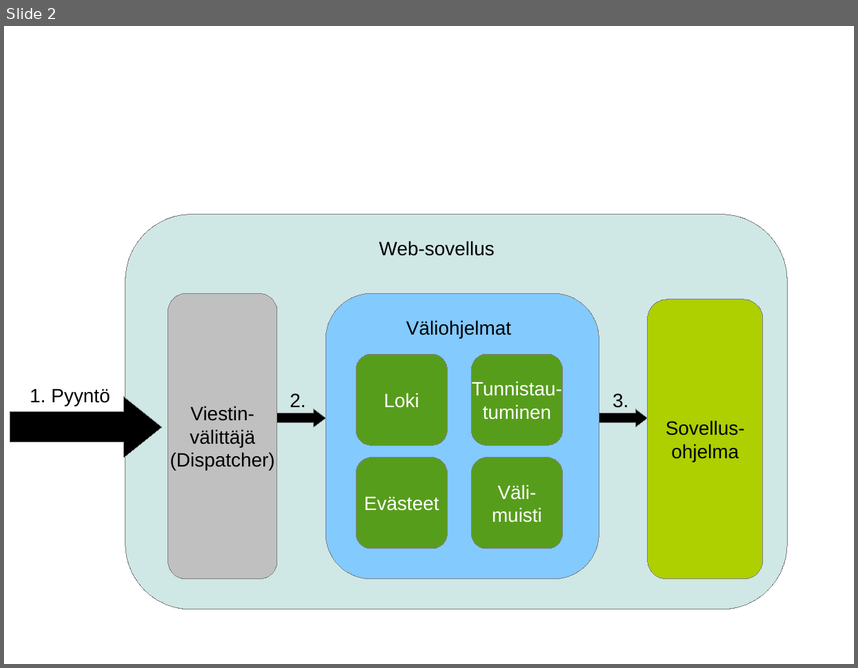
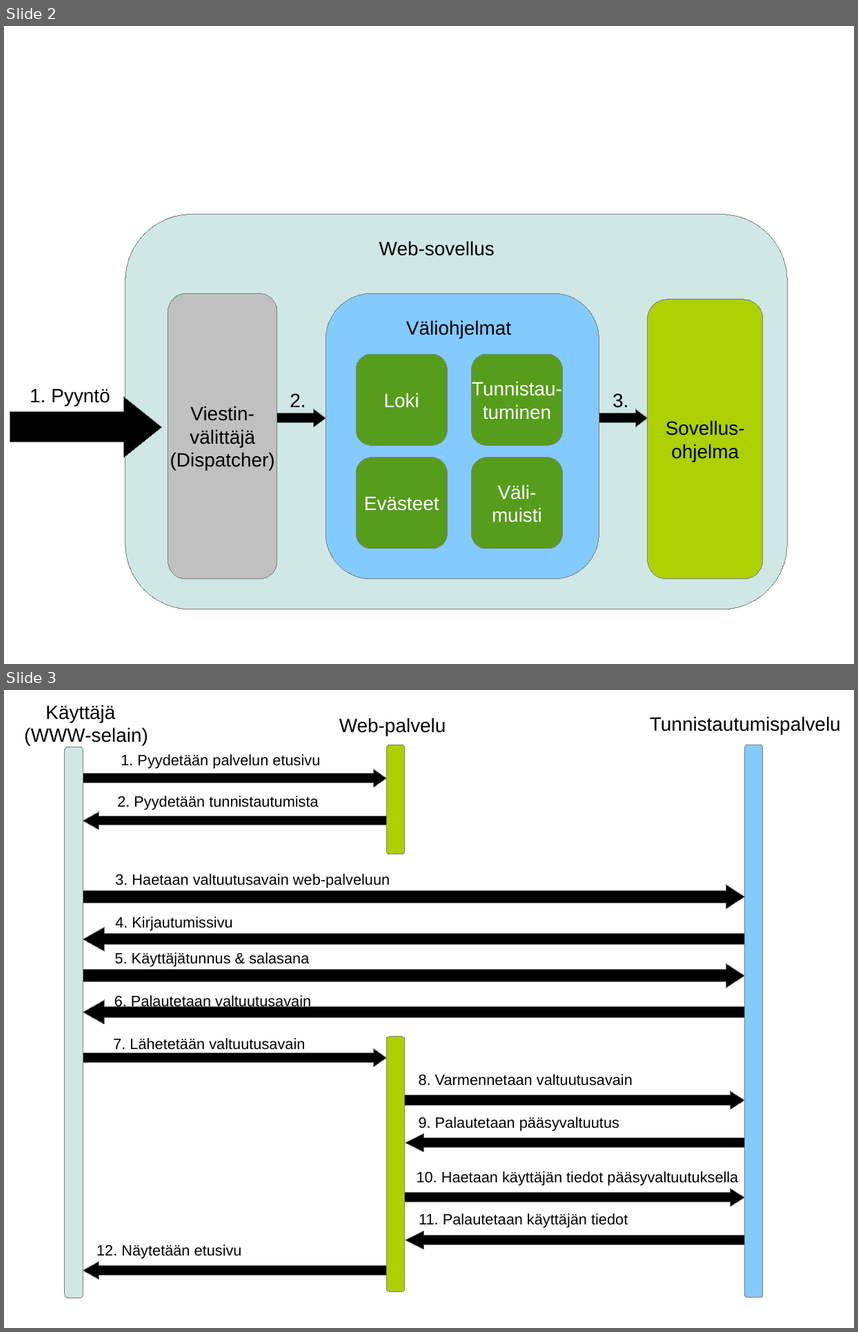
Before and after one commit to omjokine/gradu, a slide deck: kuvat/web_kuvat.odp. Shown one above the other, each under a label of ours: slide 2 before the commit, slides 2 and 3 after it. The pictures are 858x668 and 858x1332 pixels, drawn with LibreOffice and Linux fonts; fonts in the diff are those of the drawing. Boxes give left, top, right and bottom in pixels: in the first picture for what was removed or moved away, otherwise in the second. Text is boxed around its words. In the diff, an @@ line names an element or a change of style, - is before the commit and + after.

```diff
--- a/kuvat/web_kuvat.odp
+++ b/kuvat/web_kuvat.odp
@@ slide 3 added at [4, 690, 854, 1328], background #FFFFFF @@
@@ text added at [24, 704, 148, 745], 18 pt, text #000000 @@
+Käyttäjä
+(WWW-selain)
@@ text added at [339, 718, 446, 736], 18 pt, text #000000 @@
+Web-palvelu
@@ text added at [650, 716, 841, 735], 18 pt, text #000000 @@
+Tunnistautumispalvelu
@@ freeform shape added at [65, 747, 83, 1298], fill #CFE7E5, outline #808080 0 pt @@
@@ freeform shape added at [387, 745, 405, 854], fill #AECF00, outline #808080 0 pt @@
@@ freeform shape added at [745, 745, 764, 1298], fill #83CAFF, outline #808080 0 pt @@
@@ right arrow added at [83, 769, 387, 787], fill #000000, outline #808080 0 pt @@
@@ text added at [121, 754, 320, 769], 14 pt, text #000000 @@
+1. Pyydetään palvelun etusivu
@@ left arrow added at [83, 811, 387, 829], fill #000000, outline #808080 0 pt @@
@@ text added at [117, 796, 318, 810], 14 pt, text #000000 @@
+2. Pyydetään tunnistautumista
@@ text added at [115, 874, 390, 887], 14 pt, text #000000 @@
+3. Haetaan valtuutusavain web-palveluun
@@ right arrow added at [83, 885, 744, 908], fill #000000, outline #808080 0 pt @@
@@ text added at [115, 916, 232, 930], 14 pt, text #000000 @@
+4. Kirjautumissivu
@@ left arrow added at [83, 927, 744, 951], fill #000000, outline #808080 0 pt @@
@@ text added at [115, 952, 309, 967], 14 pt, text #000000 @@
+5. Käyttäjätunnus & salasana
@@ right arrow added at [83, 963, 744, 987], fill #000000, outline #808080 0 pt @@
@@ left arrow added at [83, 1000, 744, 1024], fill #000000, outline #808080 0 pt @@
@@ text added at [114, 994, 311, 1009], 14 pt, text #000000 @@
+6. Palautetaan valtuutusavain
@@ text added at [113, 1038, 305, 1049], 14 pt, text #000000 @@
+7. Lähetetään valtuutusavain
@@ freeform shape added at [387, 1036, 405, 1292], fill #AECF00, outline #808080 0 pt @@
@@ right arrow added at [83, 1049, 387, 1067], fill #000000, outline #808080 0 pt @@
@@ text added at [419, 1074, 633, 1085], 14 pt, text #000000 @@
+8. Varmennetaan valtuutusavain
@@ right arrow added at [405, 1091, 745, 1110], fill #000000, outline #808080 0 pt @@
@@ text added at [419, 1116, 619, 1130], 14 pt, text #000000 @@
+9. Palautetaan pääsyvaltuutus
@@ left arrow added at [406, 1134, 745, 1152], fill #000000, outline #808080 0 pt @@
@@ text added at [417, 1171, 738, 1185], 14 pt, text #000000 @@
+10. Haetaan käyttäjän tiedot pääsyvaltuutuksella
@@ right arrow added at [405, 1188, 745, 1207], fill #000000, outline #808080 0 pt @@
@@ text added at [419, 1213, 628, 1228], 14 pt, text #000000 @@
+11. Palautetaan käyttäjän tiedot
@@ text added at [96, 1244, 242, 1259], 14 pt, text #000000 @@
+12. Näytetään etusivu
@@ left arrow added at [406, 1231, 745, 1250], fill #000000, outline #808080 0 pt @@
@@ left arrow added at [83, 1261, 387, 1279], fill #000000, outline #808080 0 pt @@
```
Also in this commit, not shown: 2 other files.
